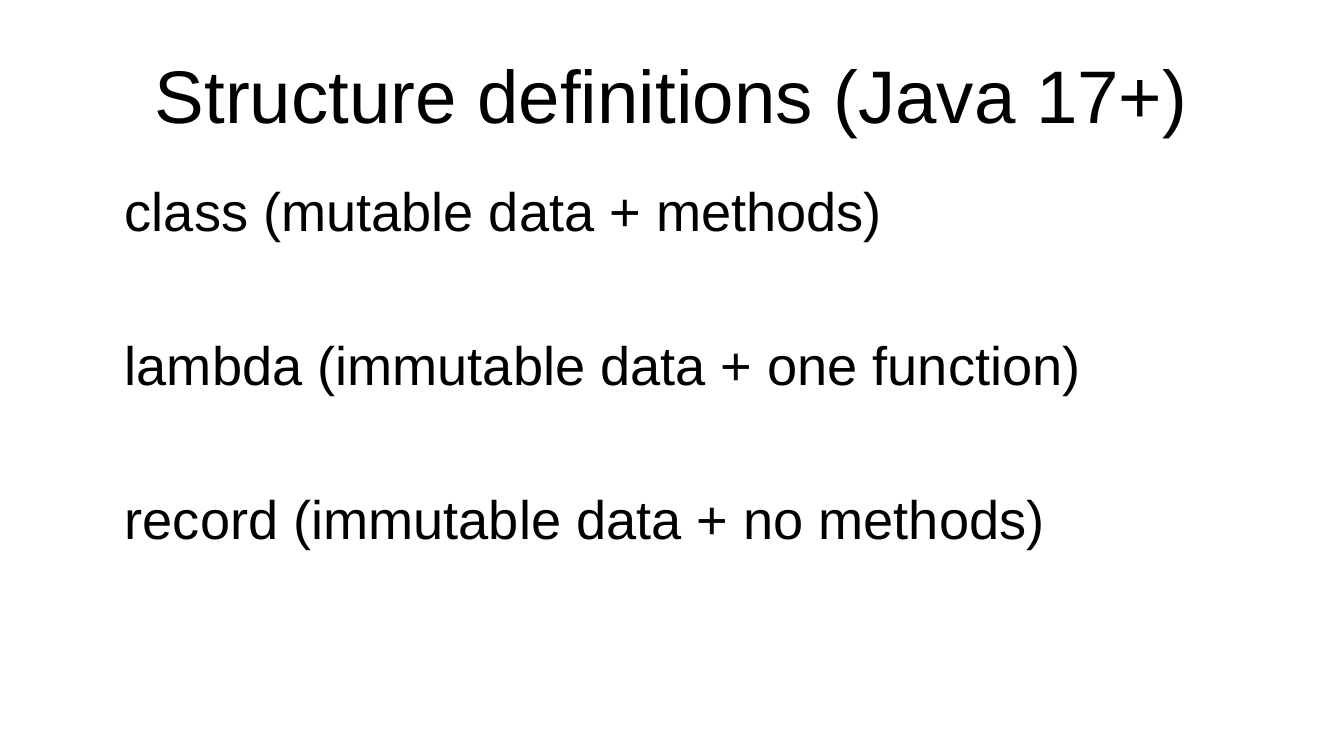
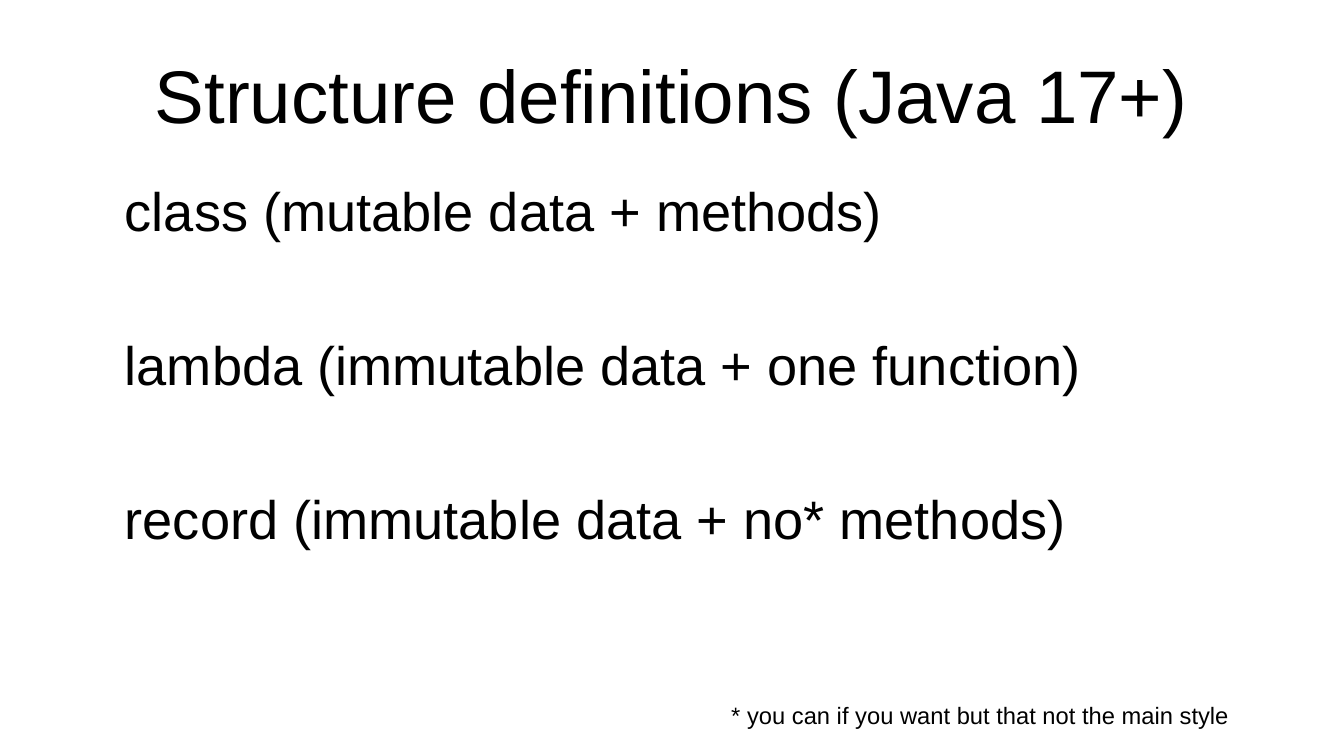
Before and after one commit to forax/dop-examples, a slide deck: slide 10 of data oriented programming.odp. Drawn at 1344x756 pixels with LibreOffice and Linux fonts; fonts in the diff are those of the drawing. Boxes give left, top, right and bottom in pixels: in the first picture for what was removed or moved away, otherwise in the second. Text is boxed around its words. In the diff, an @@ line names an element or a change of style, - is before the commit and + after.

```diff
--- a/data oriented programming.odp
+++ b/data oriented programming.odp
@@ text at [125, 499, 1066, 548]: text changed @@
-record (immutable data + no methods)
+record (immutable data + no* methods)
@@ text added at [747, 706, 1229, 729], 14 pt, text #000000 @@
+* you can if you want but that not the main style
```
Also in this commit, not shown: 3 other slides changed, 1 slide added, 1 slide removed, 1 other file.
